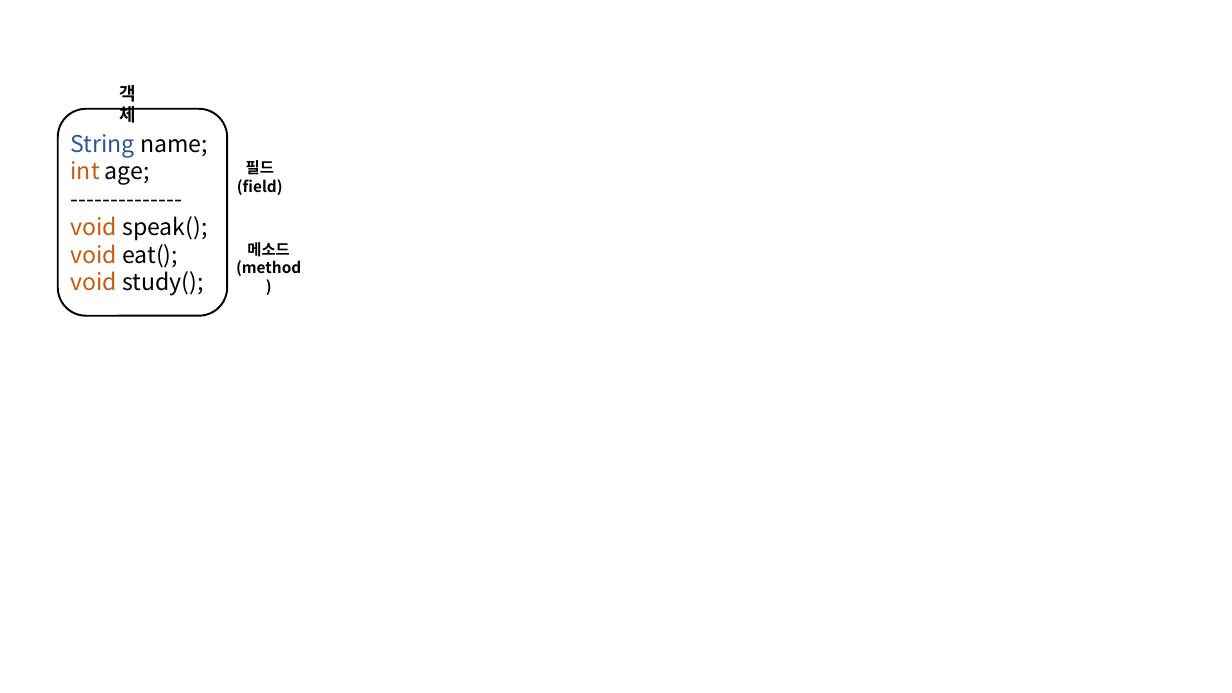
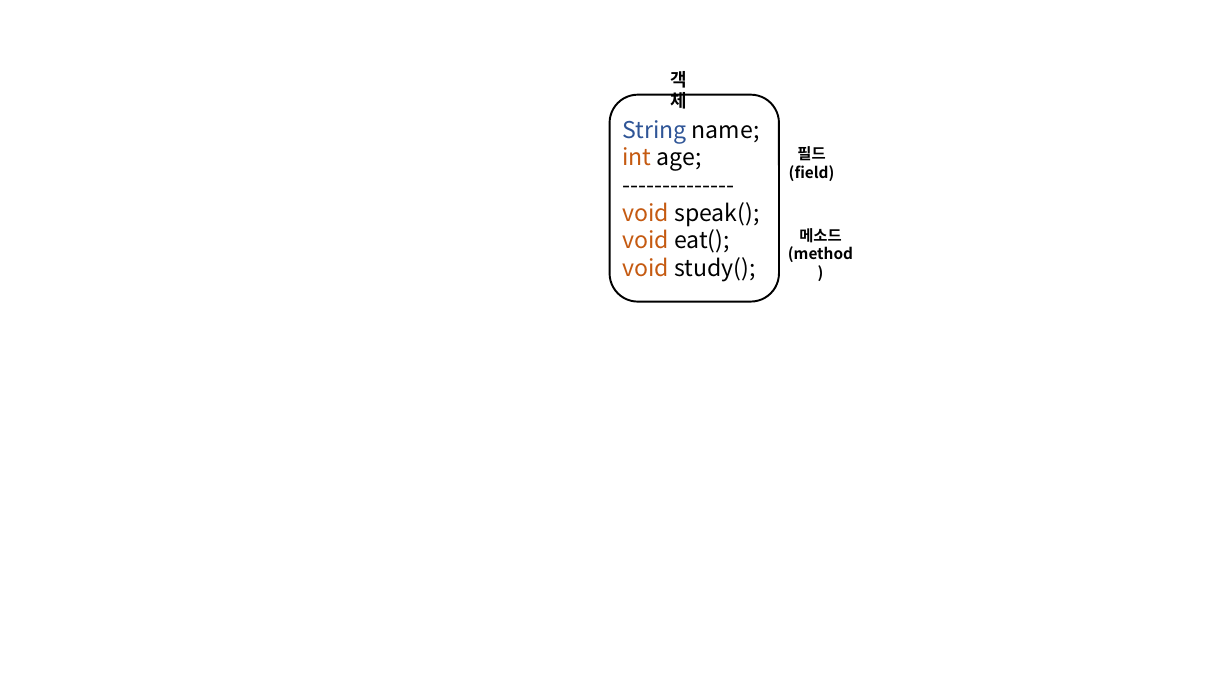
Before and after one commit to Rap0d/rap0d.github.io, a slide deck: slide 12 of assets/form/matrix.pptx (slide 11 before the commit). Drawn at 1232x693 pixels with LibreOffice and Linux fonts; fonts in the diff are those of the drawing. Boxes give left, top, right and bottom in pixels: in the first picture for what was removed or moved away, otherwise in the second. Text is boxed around its words. In the diff, an @@ line names an element or a change of style, - is before the commit and + after.

```diff
--- a/assets/form/matrix.pptx
+++ b/assets/form/matrix.pptx
@@ text "객체": place and size @@
-text "객체" at [119,85,136,123]
+text "객체" at [671,71,688,109]
@@ 2 texts, 1 rounded rectangle: place and size @@
-2 texts, 1 rounded rectangle at [57,109,301,316]
+2 texts, 1 rounded rectangle at [610,94,853,301]
@@ text "String name;": place and size @@
-text "String name;" at [71,134,208,296]
+text "String name;" at [622,120,760,282]
```
Also in this commit, not shown: 10 other slides changed, 3 slides added, 6 other files.
